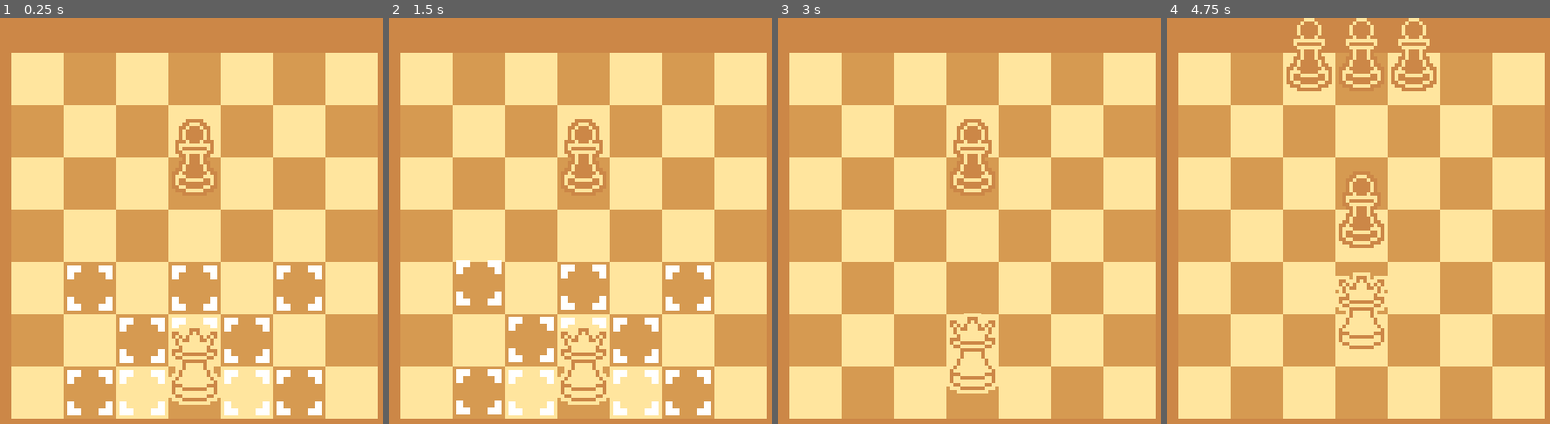
Above: before the commit, frames 1-4 (left to right).
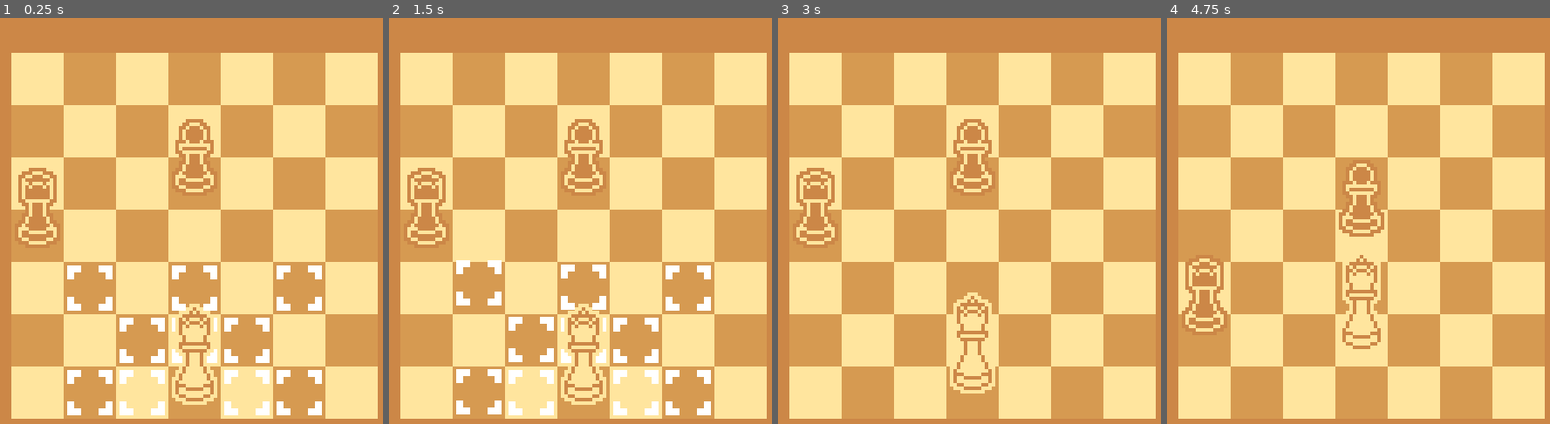
Above: after the commit, the same moments.

Repository: TripleCubes/TheQueenIsOP
Game: Godot game, scene res://Scenes/main.tscn
The game is run twice, just before and just after one commit, with the same random seed, the same clock (stepped at 60 frames per second) and the same inputs.
Inputs (mouse positions are in pixels of both pictures, inside the frame that each line leads up to):
- Up to frame 1 (0.25 s): no input
- Up to frame 2 (1.5 s): tap Enter at 0.5 s; move the mouse to (680, 212) at 0.52 s; tap 1 (KEY_1) at 0.6 s; tap Space at 1.25 s; move the mouse to (496, 257) at 1.27 s; click (496, 257) at 1.35 s
- Up to frame 3 (3 s): move the mouse to (1015, 139) at 2.02 s; tap 1 (KEY_1) at 2.1 s; tap Enter at 2.75 s; move the mouse to (950, 322) at 2.77 s; click (950, 322) at 2.85 s
- Up to frame 4 (4.75 s): move the mouse to (1492, 302) at 3.52 s; tap 1 (KEY_1) at 3.6 s; move the mouse to (1232, 172) at 4.27 s; click (1232, 172) at 4.35 s

The runs differ from the first frame. In frame 1, 2.3% of the frame differs, in the area x 4-58%, y 36-96%; in frame 2, 2.3%; in frame 3, 2.1%; in frame 4, 5.6%, in the area x 3-71%, y 0-82%.

Commit message:
Add rook piece, add other pieces's textures

Diff:
--- a/TheQueenIsOP/Scenes/Pieces/destroyed_shard.tscn
+++ b/TheQueenIsOP/Scenes/Pieces/destroyed_shard.tscn
@@ -1,7 +1,7 @@
 [gd_scene load_steps=3 format=3 uid="uid://cncesh67grrj1"]
 
 [ext_resource type="Script" path="res://Scripts/Pieces/destroyed_shard.gd" id="1_g2dni"]
-[ext_resource type="Texture2D" uid="uid://caxesk68adiow" path="res://Assets/Pieces/Destroyed/piece_0.png" id="2_635ig"]
+[ext_resource type="Texture2D" uid="uid://caxesk68adiow" path="res://Assets/Pieces/Shards/shard_0.png" id="2_pydsy"]
 
 [node name="DestroyedShard" type="Node2D"]
 texture_filter = 1
@@ -9,4 +9,4 @@
 
 [node name="Shard0" type="Sprite2D" parent="."]
 scale = Vector2(2, 2)
-texture = ExtResource("2_635ig")
+texture = ExtResource("2_pydsy")
--- /dev/null
+++ b/TheQueenIsOP/Scenes/Pieces/king_destroyed.tscn
@@ -0,0 +1,13 @@
+[gd_scene load_steps=3 format=3 uid="uid://dxmfrhmkp2v18"]
+
+[ext_resource type="Texture2D" uid="uid://d4isih3jfbjpv" path="res://Assets/Pieces/king_destroyed.png" id="1_kh7wx"]
+[ext_resource type="Script" path="res://Scripts/Pieces/destroyed_piece.gd" id="1_spn17"]
+
+[node name="KingDestroyed" type="Node2D"]
+texture_filter = 1
+script = ExtResource("1_spn17")
+
+[node name="KingDestroyed" type="Sprite2D" parent="."]
+position = Vector2(0, -23)
+scale = Vector2(2, 2)
+texture = ExtResource("1_kh7wx")
--- /dev/null
+++ b/TheQueenIsOP/Scenes/Pieces/knight_destroyed.tscn
@@ -0,0 +1,13 @@
+[gd_scene load_steps=3 format=3 uid="uid://cwngd1iarp4i6"]
+
+[ext_resource type="Texture2D" uid="uid://wsamnjdh3va7" path="res://Assets/Pieces/knight_destroyed.png" id="1_ij67g"]
+[ext_resource type="Script" path="res://Scripts/Pieces/destroyed_piece.gd" id="1_n4j2b"]
+
+[node name="KnightDestroyed" type="Node2D"]
+texture_filter = 1
+script = ExtResource("1_n4j2b")
+
+[node name="KnightDestroyed" type="Sprite2D" parent="."]
+position = Vector2(0, -17)
+scale = Vector2(2, 2)
+texture = ExtResource("1_ij67g")
--- a/TheQueenIsOP/Scenes/Pieces/queen.tscn
+++ b/TheQueenIsOP/Scenes/Pieces/queen.tscn
@@ -8,6 +8,6 @@
 script = ExtResource("1_5xk8n")
 
 [node name="Queen" type="Sprite2D" parent="."]
-position = Vector2(0, -19)
+position = Vector2(0, -23)
 scale = Vector2(2, 2)
 texture = ExtResource("1_w1ood")
--- /dev/null
+++ b/TheQueenIsOP/Scenes/Pieces/rook.tscn
@@ -0,0 +1,13 @@
+[gd_scene load_steps=3 format=3 uid="uid://bte1ymsodre1y"]
+
+[ext_resource type="Script" path="res://Scripts/Pieces/rook.gd" id="1_fbmvh"]
+[ext_resource type="Texture2D" uid="uid://bqipqs8avxdbj" path="res://Assets/Pieces/rook.png" id="1_n876h"]
+
+[node name="Rook" type="Node2D"]
+texture_filter = 1
+scale = Vector2(2, 2)
+script = ExtResource("1_fbmvh")
+
+[node name="Rook" type="Sprite2D" parent="."]
+position = Vector2(0, -8)
+texture = ExtResource("1_n876h")
--- a/TheQueenIsOP/Scenes/main.tscn
+++ b/TheQueenIsOP/Scenes/main.tscn
@@ -1,9 +1,10 @@
-[gd_scene load_steps=5 format=3 uid="uid://c8i3r3u6f5fcl"]
+[gd_scene load_steps=6 format=3 uid="uid://c8i3r3u6f5fcl"]
 
 [ext_resource type="Script" path="res://Scripts/bkg.gd" id="1_ap8rq"]
 [ext_resource type="Script" path="res://Scripts/main.gd" id="1_jff0b"]
 [ext_resource type="PackedScene" uid="uid://e4ec5fgf272l" path="res://Scenes/Pieces/queen.tscn" id="2_hk1ly"]
 [ext_resource type="PackedScene" uid="uid://dtgn6p0ryexey" path="res://Scenes/Pieces/pawn.tscn" id="3_6iunl"]
+[ext_resource type="PackedScene" uid="uid://bte1ymsodre1y" path="res://Scenes/Pieces/rook.tscn" id="5_oyq1f"]
 
 [node name="Main" type="Node2D"]
 texture_filter = 1
@@ -23,3 +24,6 @@
 
 [node name="Pawn" parent="Pieces" instance=ExtResource("3_6iunl")]
 position = Vector2(125, 95)
+
+[node name="Rook" parent="Pieces" instance=ExtResource("5_oyq1f")]
+position = Vector2(35, 125)
--- /dev/null
+++ b/TheQueenIsOP/Scripts/Pieces/rook.gd
@@ -0,0 +1,90 @@
+extends Piece
+
+func _ready():
+	scene_destroyed = preload("res://Scenes/Pieces/pawn_destroyed.tscn")
+	_spawn_animation()
+
+func move() -> void:
+	var valid_pos_list: = _get_valid_pos_list()
+	var found: = false
+	var choosen_pos: = Vector2i(0, 0)
+	var min_distance_min: int = 999999
+	var min_distance_combined: int = 999999
+
+	for pos in valid_pos_list:
+		var cant_move: = false
+		for check in pos.check:
+			var piece: = GlobalFunctions.get_piece_at(check)
+			if piece != GlobalVars.queen and piece != null:
+				cant_move = true
+				break
+
+		if cant_move:
+			continue
+
+		var distance_to_queen_horizontal: = _distance_to_queen_horizontal(pos.pos)
+		var distance_to_queen_vertical: = _distance_to_queen_vertical(pos.pos)
+		var distance_min: int = min(distance_to_queen_horizontal, distance_to_queen_vertical)
+		if distance_min < min_distance_min:
+			min_distance_min = distance_min
+			min_distance_combined = 999999
+			choosen_pos = pos.pos
+			found = true
+			continue
+
+		if distance_min == min_distance_min:
+			var distance_combined = distance_to_queen_horizontal + distance_to_queen_vertical
+			if distance_combined < min_distance_combined:
+				min_distance_combined = distance_combined
+				choosen_pos = pos.pos
+
+	if found:
+		_destroy_pieces(choosen_pos, Vector2(0, 0))
+		_move_animation(choosen_pos)
+
+func _distance_to_queen_horizontal(in_board_pos: Vector2i) -> int:
+	return abs(in_board_pos.x - GlobalVars.queen.board_pos.x)
+
+func _distance_to_queen_vertical(in_board_pos: Vector2i) -> int:
+	return abs(in_board_pos.y - GlobalVars.queen.board_pos.y)
+
+func _get_valid_pos_list() -> Array:
+	var result: = []
+
+	result.append({
+		pos = self.board_pos + Vector2i(0, -1),
+		check = [self.board_pos + Vector2i(0, -1)],
+	})
+	result.append({
+		pos = self.board_pos + Vector2i(0, -2),
+		check = [self.board_pos + Vector2i(0, -2), self.board_pos + Vector2i(0, -1)],
+	})
+
+	result.append({
+		pos = self.board_pos + Vector2i(0, 1),
+		check = [self.board_pos + Vector2i(0, 1)],
+	})
+	result.append({
+		pos = self.board_pos + Vector2i(0, 2),
+		check = [self.board_pos + Vector2i(0, 2), self.board_pos + Vector2i(0, 1)],
+	})
+
+	result.append({
+		pos = self.board_pos + Vector2i(-1, 0),
+		check = [self.board_pos + Vector2i(-1, 0)],
+	})
+	result.append({
+		pos = self.board_pos + Vector2i(-2, 0),
+		check = [self.board_pos + Vector2i(-2, 0), self.board_pos + Vector2i(-1, 0)],
+	})
+
+	result.append({
+		pos = self.board_pos + Vector2i(1, 0),
+		check = [self.board_pos + Vector2i(1, 0)],
+	})
+	result.append({
+		pos = self.board_pos + Vector2i(2, 0),
+		check = [self.board_pos + Vector2i(2, 0), self.board_pos + Vector2i(1, 0)],
+	})
+
+	return result
--- a/TheQueenIsOP/Scripts/Singletons/enemys_turn.gd
+++ b/TheQueenIsOP/Scripts/Singletons/enemys_turn.gd
@@ -4,17 +4,22 @@
 
 func decide() -> void:
 	_move(0)
-	_spawn(3)
+	# _spawn(3)
 
 func _move(amount: int) -> void:
-	for piece in GlobalVars.pieces.get_children():
+	for i in GlobalVars.pieces.get_child_count():
+		var piece: = GlobalVars.pieces.get_child(i)
+
 		if not piece is Piece:
 			continue
 
 		if piece == GlobalVars.queen:
 			continue
 
-		piece.move()
+		var timer: = get_tree().create_timer(i * 0.1)
+		timer.timeout.connect(func():
+			piece.move()
+		)
 
 	var timer_0: = get_tree().create_timer(Consts.MOVE_TIME + Consts.MOVE_PLACE_DOWN_TIME
 											+ Consts.MOVE_HOLD_TIME + Consts.AFTER_MOVE_DELAY)
Renamed: TheQueenIsOP/Assets/Pieces/Destroyed/piece_0.png -> TheQueenIsOP/Assets/Pieces/Shards/shard_0.png
Not shown, added: TheQueenIsOP/Assets/Pieces/Shards/shard_0.png.import
Binary file added: TheQueenIsOP/Assets/Pieces/bitshop.png
Not shown, added: TheQueenIsOP/Assets/Pieces/bitshop.png.import
Binary file added: TheQueenIsOP/Assets/Pieces/king.png
Not shown, changed: TheQueenIsOP/Assets/Pieces/king.png.import
Binary file added: TheQueenIsOP/Assets/Pieces/king_destroyed.png
Not shown, added: TheQueenIsOP/Assets/Pieces/king_destroyed.png.import
Binary file added: TheQueenIsOP/Assets/Pieces/knight.png
Not shown, added: TheQueenIsOP/Assets/Pieces/knight.png.import
Binary file added: TheQueenIsOP/Assets/Pieces/knight_destroyed.png
Not shown, added: TheQueenIsOP/Assets/Pieces/knight_destroyed.png.import
(and 3 more such lines)
